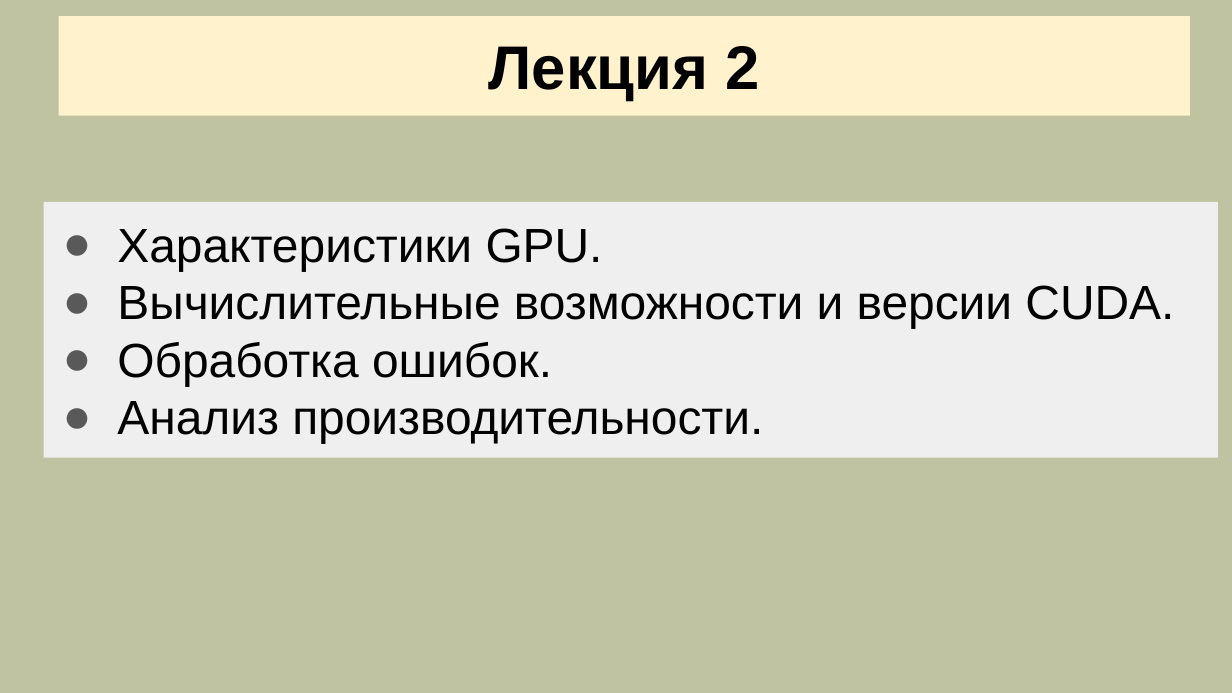
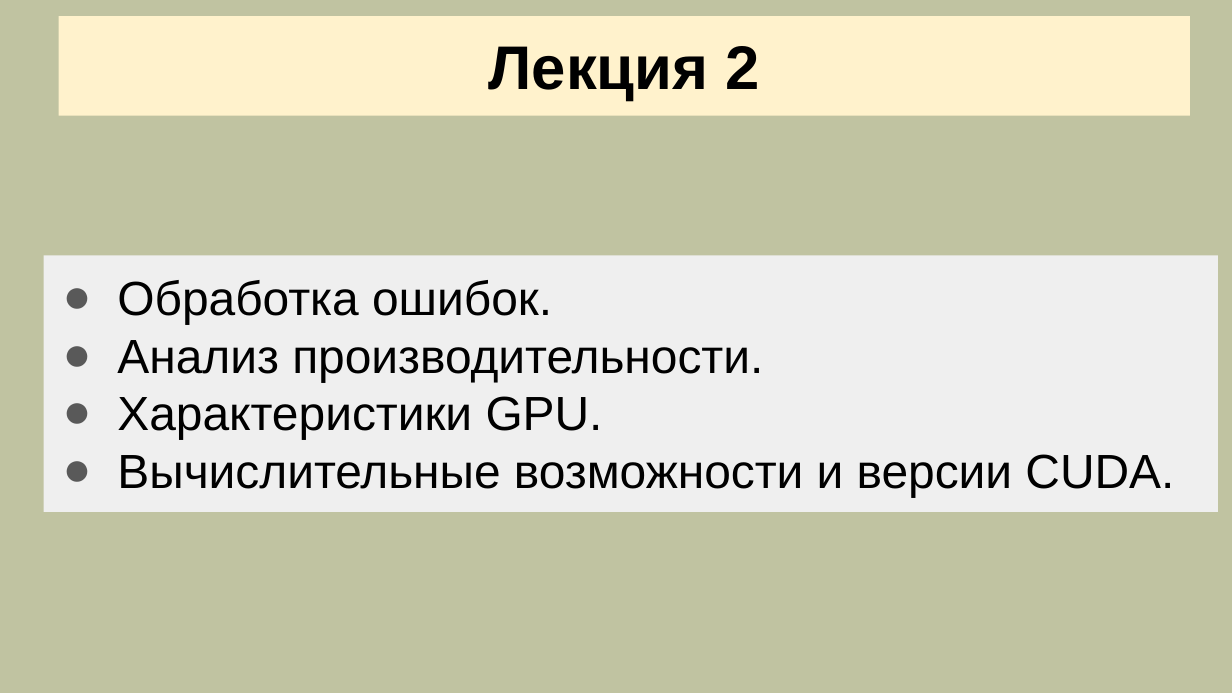
Before and after one commit to mlkv52/sibsutis_cuda_bachelors-2025, a slide deck: slide 1 of Лекции/pptx/Лекция2-ПГП-2025.pptx. Drawn at 1232x693 pixels with LibreOffice and Linux fonts; fonts in the diff are those of the drawing. Boxes give left, top, right and bottom in pixels: in the first picture for what was removed or moved away, otherwise in the second. Text is boxed around its words. In the diff, an @@ line names an element or a change of style, - is before the commit and + after.

```diff
--- a/Лекции/pptx/Лекция2-ПГП-2025.pptx
+++ b/Лекции/pptx/Лекция2-ПГП-2025.pptx
@@ rectangle "Обработка ошибок.": place and size @@
-rectangle "Обработка ошибок." at [43, 202, 1217, 458]
+rectangle "Обработка ошибок." at [43, 255, 1217, 511]
@@ text in rectangle at [117, 280, 763, 382]: paragraphs added @@
+● Обработка ошибок.
+● Анализ производительности.
@@ text in rectangle at [117, 342, 763, 443]: paragraphs removed @@
-● Обработка ошибок.
-● Анализ производительности.
```
